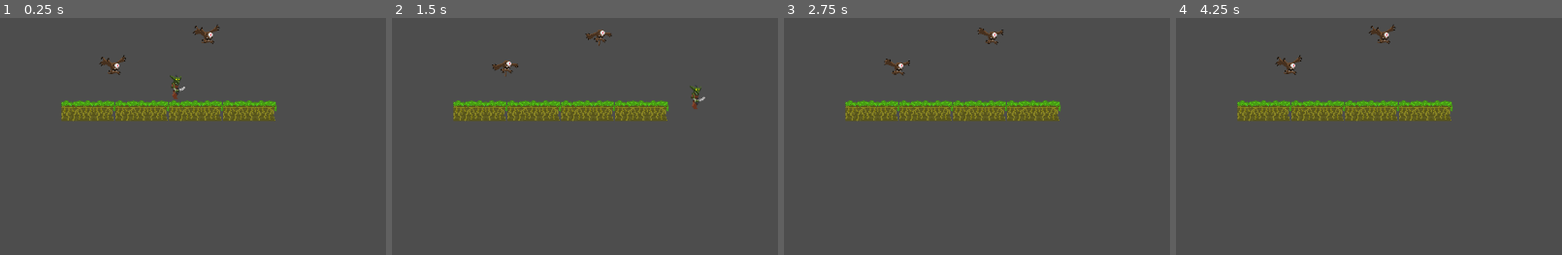
Above: before the commit, frames 1-4 (left to right).
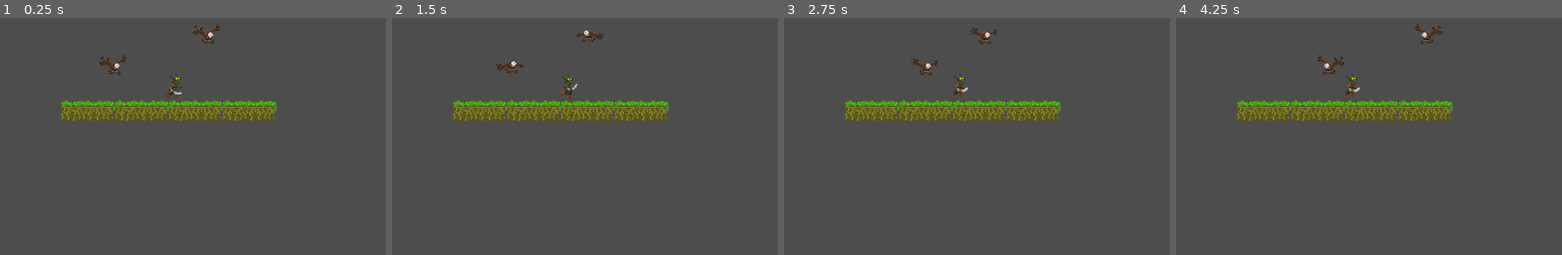
Above: after the commit, the same moments.

Repository: anakamichi/Kimchi-n-Sushi
Game: Godot game, scene res://node_2d.tscn
Same seed, same stepped clock (60 frames per second), same inputs: the game is played once before the commit and once after it. The project has no main scene, so this scene is started directly.
Inputs:
- Up to frame 1 (0.25 s): no input
- Up to frame 2 (1.5 s): tap Enter (ui_accept) at 0.5, 0.6, 0.77, 1.07, 1.35 s; hold Right (ui_right) from 0.53 s (still down)
- Up to frame 3 (2.75 s): tap Enter (ui_accept) at 1.52, 1.82, 2.1 s; release Right (ui_right) at 2.03 s; hold Left (ui_left) from 2.03 s (still down)
- Up to frame 4 (4.25 s): release Left (ui_left) at 2.78 s; hold Right (ui_right) from 2.78 s (still down); tap Enter (ui_accept) at 2.85, 3.02, 3.32, 3.6, 3.77, 4.07 s

The runs differ from the first frame. In frame 1, 0.2% of the frame differs, in the area x 42-48%, y 24-35%; in frame 2, 0.8%; in frame 3, 0.8%; in frame 4, 1.0%, in the area x 25-70%, y 2-35%.
Error before the commit: Invalid access to property or key 'position' on a base object of type 'Nil'. (res://Enemy/enemy.tscn::GDScript_777gm:42)

Commit message:
goblin and flying eye

Diff:
--- a/Enemy/enemy.tscn
+++ b/Enemy/enemy.tscn
@@ -10,7 +10,7 @@
 class_name FlyingEye
 
 const speed = 50
-var is_eye_chase: bool = true
+var is_eye_chase: bool = false
 
 var health = 2
 var health_max = 2
@@ -30,7 +30,7 @@
 var goblin_in_area = false
 
 func _process(delta):
-	if !is_on_floor():
+	if is_on_floor():
 		velocity.y += gravity * delta
 		velocity.x = 0
 
@@ -45,9 +45,9 @@
 	if !dead:
 		if !is_eye_chase:
 			velocity += dir * speed * delta
-		elif is_eye_chase and !taking_damage:
-			var dir_to_player = position.direction_to(goblin.position) * speed
-			velocity.x = dir_to_player.x
+		#elif is_eye_chase and !taking_damage:
+			#var dir_to_player = position.direction_to(goblin.position) * speed
+			#velocity.x = dir_to_player.x
 		is_roaming = true
 	elif dead:
 		velocity.x = 0
--- a/Goblin/goblin.gd
+++ b/Goblin/goblin.gd
@@ -1,28 +1,76 @@
 extends CharacterBody2D
 
 
-const SPEED = 200.0
-const JUMP_VELOCITY = -300.0
+class_name Goblin
 
-# Get the gravity from the project settings to be synced with RigidBody nodes.
-var gravity = ProjectSettings.get_setting("physics/2d/default_gravity")
+const speed = 50
+var is_eye_chase: bool = false
+
+var health = 2
+var health_max = 2
+var health_min = 0
+
+var dead: bool = false
+var taking_damage: bool = false
+var damage_to_deal = 1
+var is_dealing_damage: bool = false
+
+var dir: Vector2
+const gravity = 900
+var knockback_force = 200
+var is_roaming: bool = true
+
+var goblin: CharacterBody2D
+var goblin_in_area = false
+
+func _process(delta):
+	if !is_on_floor():
+		velocity.y += gravity * delta
+		velocity.x = 0
 
 
-func _physics_process(delta):
-	# Add the gravity.
-	if not is_on_floor():
-		velocity.y += gravity * delta
+	move(delta)
+	handle_animation()
+	move_and_slide()
 
-	# Handle jump.
-	if Input.is_action_just_pressed("ui_accept") and is_on_floor():
-		velocity.y = JUMP_VELOCITY
+func move(delta):
+	if !dead:
+		if !is_eye_chase:
+			velocity += dir * speed * delta
+		#elif is_eye_chase and !taking_damage:
+			#var dir_to_player = position.direction_to(goblin.position) * speed
+			#velocity.x = dir_to_player.x
+		is_roaming = true
+	elif dead:
+		velocity.x = 0
 
-	# Get the input direction and handle the movement/deceleration.
-	# As good practice, you should replace UI actions with custom gameplay actions.
-	var direction = Input.get_axis("ui_left", "ui_right")
-	if direction:
-		velocity.x = direction * SPEED
-	else:
-		velocity.x = move_toward(velocity.x, 0, SPEED)
+func handle_animation():
+	var anim_sprite = $AnimatedSprite2D
+	if !dead and !taking_damage and !is_dealing_damage:
+		anim_sprite.play("run")
+		if dir.x == -1:
+			anim_sprite.flip_h = true
+		elif dir.x == 1:
+			anim_sprite.flip_h = false
+	elif !dead and taking_damage and !is_dealing_damage:
+		anim_sprite.play("take_hit")
+		await get_tree().create_timer(.8).timeout
+		taking_damage = false
+	elif dead and is_roaming:
+		is_roaming = false
+		anim_sprite.play("death")
+		await get_tree().create_timer(1.0).timeout
+		handle_death()
 
-	move_and_slide()
+func handle_death():
+	self.queue_free()
+
+func _on_direction_timer_timeout():
+	$DirectionTimer.wait_time = choose([1.5,2.0,2.5])
+	if !is_eye_chase:
+		dir = choose([Vector2.RIGHT, Vector2.LEFT])
+		velocity.x = 0
+
+func choose(array):
+	array.shuffle()
+	return array.front()
Not shown: 1 places in node_2d.tscn that only renumber resources
